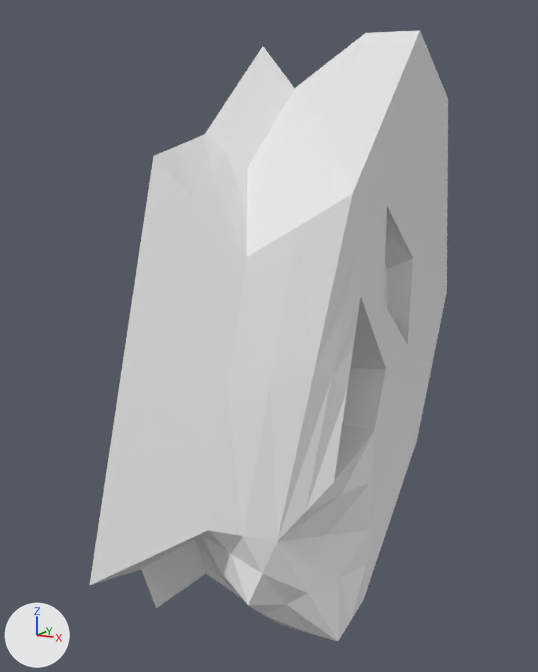
Before and after pictures for a commit that changed the Blender file Human Head/Hayley.blend.
Rendered twice from a 50 mm lens placed at (1.612, -0.379, 0.444), pointed at (0.574, 1.492, 0.003). The lights are fixed; the arrows at lower left show +X, +Y and +Z.

Names of what the first picture shows: 'Vert'.
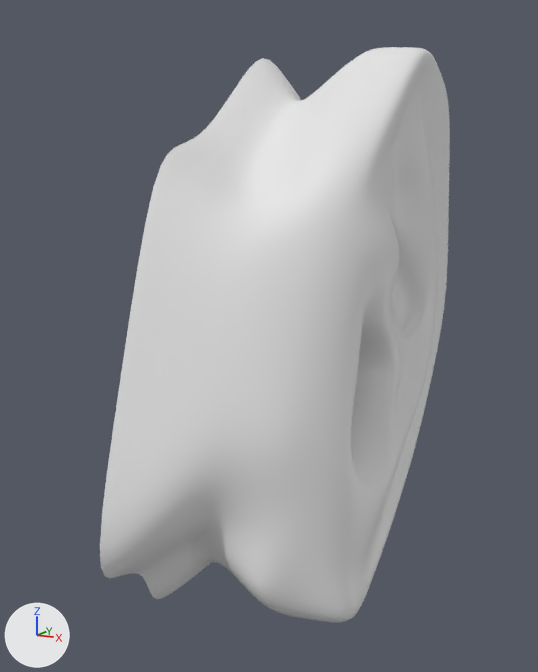
Diff of the bpy script that builds the scene:
```diff
--- a/Human Head/Hayley.blend.py
+++ b/Human Head/Hayley.blend.py
@@ me_vert @@
 # used by ob_vert; location = (0.908, 1.659, 0.031)
-me_vert.from_pydata(...)  # 223 vertices, 212 faces; spans x -0.74..0.02, y -0.82..0.5, z -0.75..0.83
+me_vert.from_pydata(...)  # 241 vertices, 230 faces; spans x -0.48..0.06, y -0.82..0.5, z -0.75..0.83
+# me_vert part 1
+# 4 vertices are removed from x 0.0, y 0.0..0.28, z 0.08..0.41
+# 18 faces are deleted
+# 11 vertices in x 0.0..0.01, y -0.33..0.5, z -0.75..0.83 move by (0.04, 0.0, 0.0)
+# 9 vertices in x -0.74, y -0.35..-0.24, z -0.23..-0.09 move by (0.27, 0.0, 0.0)
+# 6 vertices in x 0.0, y -0.18..0.19, z -0.41..0.22 move by (0.06, 0.05, 0.0)
+# 4 vertices in x -0.25..-0.06, y -0.45..0.0, z -0.75..-0.53 move by (0.0, 0.0, 0.02)
+# 4 vertices in x -0.03..0.0, y -0.34..0.1, z -0.4..0.24 move by (0.05, 0.05, 0.0)
+# 3 vertices in x -0.12..0.0, y -0.58..-0.09, z -0.53..0.09 move by (0.0, 0.03, 0.0)
+# 91 vertices move from x -0.37..0.02, y -0.73..0.41, z -0.75..0.76 to x -0.37..0.06, y -0.73..0.39, z -0.75..0.73
+# 22 vertices are added at x -0.37..0.06, y -0.27..0.3, z -0.12..0.67
+# 36 new faces join them
@@ ob_vert @@
 ob_vert.location = (0.908, 1.659, 0.031)
+_m = ob_vert.modifiers.new('Subsurf', 'SUBSURF')
+_m.levels = 2
```

Pixel boxes [x1, y1, x2, y2] of what changed, in the pictures (538 x 672 px):
'Vert', reshaped, modifiers changed
    before: [90, 30, 448, 641]
    after: [100, 47, 450, 623]
